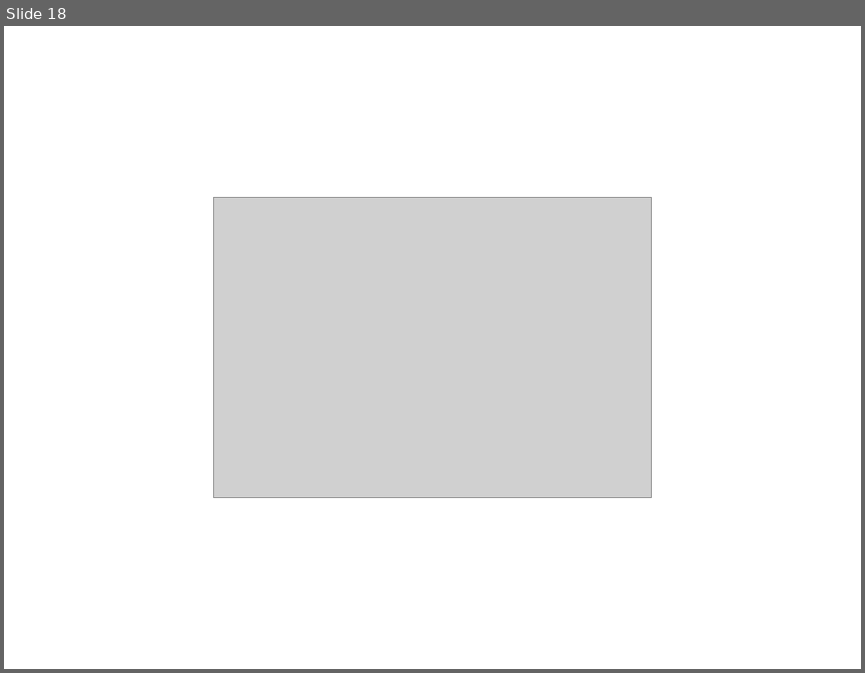
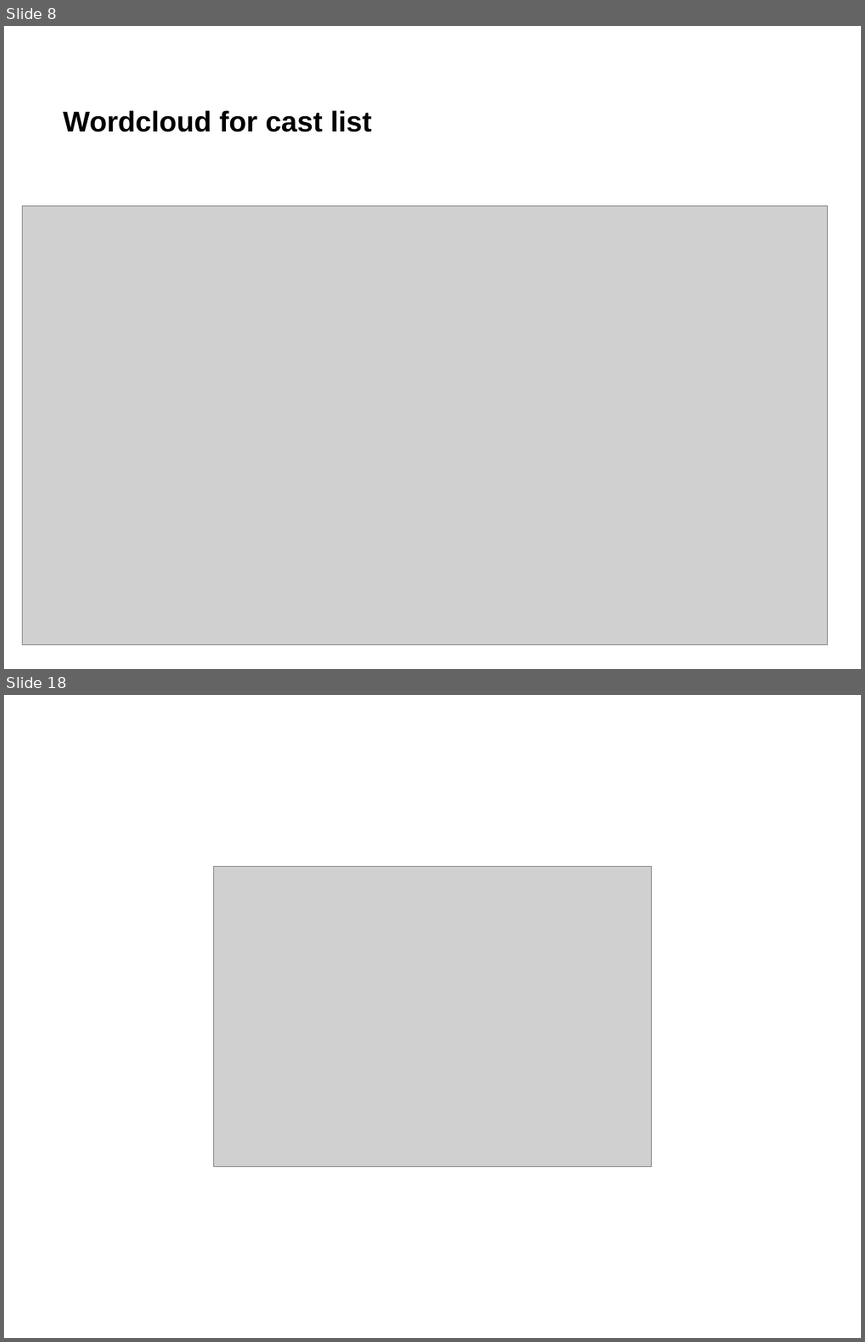
Before and after one commit to marth418/unsupervised-predict-streamlit-template, a slide deck: Team 6 Presentation.ppt. Shown one above the other, each under a label of ours: slide 18 before the commit, slides 8 and 18 after it; the slides between them are not shown. The pictures are 865x673 and 865x1342 pixels, drawn with LibreOffice and Linux fonts; fonts in the diff are those of the drawing; grey boxes stand for pictures; background and template pictures are left out. Boxes give left, top, right and bottom in pixels: in the first picture for what was removed or moved away, otherwise in the second. Text is boxed around its words. In the diff, an @@ line names an element or a change of style, - is before the commit and + after.

```diff
--- a/Team 6 Presentation.ppt
+++ b/Team 6 Presentation.ppt
@@ slide 8 added at box(4, 26, 861, 669), background picture (left out) @@
@@ text added at box(63, 110, 372, 132), 24 pt, text #000000, bold @@
+Wordcloud for cast list
@@ picture added at box(22, 206, 828, 645) @@
```
Also in this commit, not shown: 2 slides changed, 8 other slides added, 9 slides removed, 1 other file.
